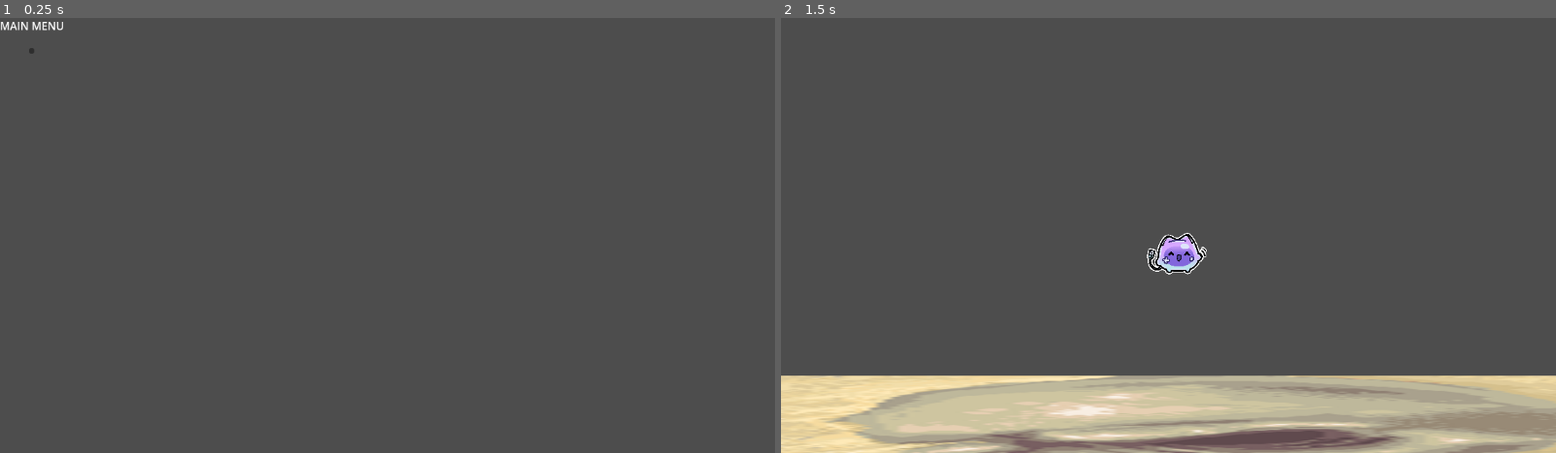
Above: before the commit, frames 1-2 (left to right).
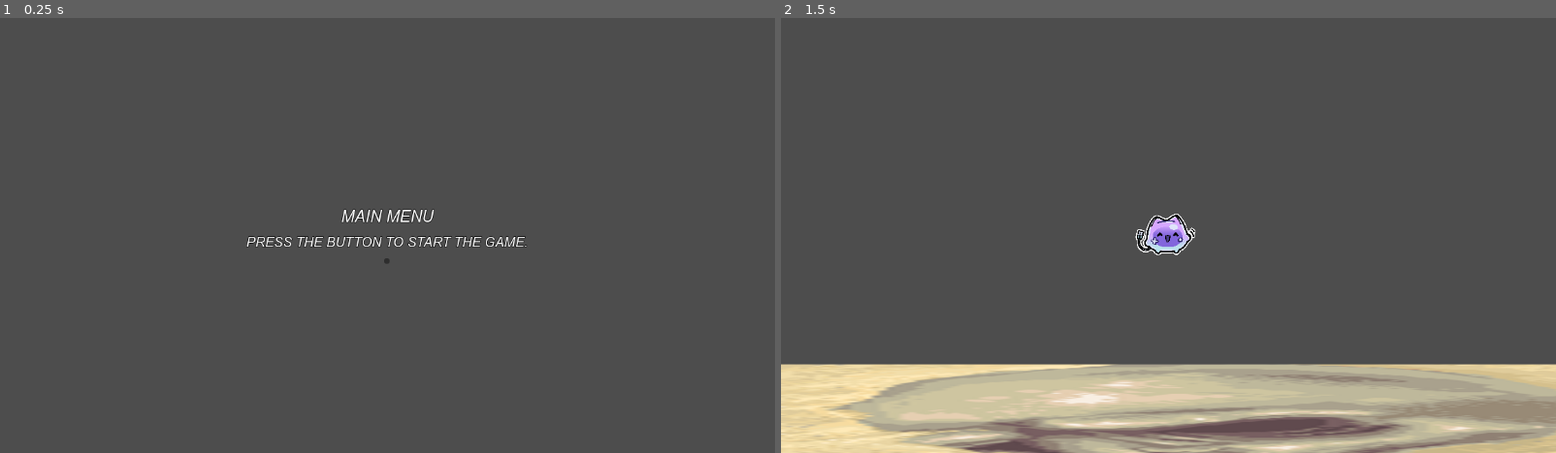
Above: after the commit, the same moments.

Repository: Queen-s-Game-Development-Club/Godot-Wild-Jam-63
Game: Godot game, scene res://main_menu.tscn
Two runs of this game, one before a commit and one after it. Both use one fixed random seed, a clock stepped at 60 frames per second and the inputs below.
Inputs (mouse positions are in pixels of both pictures, inside the frame that each line leads up to; where the layout moved, square brackets give the same spot in the first picture):
- Up to frame 1 (0.25 s): no input
- Up to frame 2 (1.5 s): click (1168, 261) [812, 52] at 0.5 s; tap Enter at 1.25 s

The runs differ from the first frame. In frame 1, 0.7% of the frame differs, in the area x 0-68%, y 0-57%; in frame 2, 12%, in the area x 0-100%, y 44-100%.

Commit message:
make some changes.
there's lots going on. I won't bother to explain.

Diff:
--- a/demo/main_menu.tscn
+++ b/demo/main_menu.tscn
@@ -1,6 +1,7 @@
-[gd_scene load_steps=2 format=3 uid="uid://bnsearqqbjmkq"]
+[gd_scene load_steps=3 format=3 uid="uid://bnsearqqbjmkq"]
 
 [ext_resource type="Script" path="res://my_button.gd" id="1_63b6p"]
+[ext_resource type="FontFile" uid="uid://c8qft1giiu4ny" path="res://Arial Italic.ttf" id="1_xuhwv"]
 
 [node name="main_menu" type="Control"]
 layout_mode = 3
@@ -10,16 +11,36 @@
 grow_horizontal = 2
 grow_vertical = 2
 
-[node name="Label" type="Label" parent="."]
+[node name="CenterContainer" type="CenterContainer" parent="."]
 layout_mode = 0
-offset_right = 40.0
-offset_bottom = 23.0
+offset_right = 1152.0
+offset_bottom = 648.0
+
+[node name="VSplitContainer2" type="VSplitContainer" parent="CenterContainer"]
+layout_mode = 2
+dragger_visibility = 1
+
+[node name="VSplitContainer" type="VSplitContainer" parent="CenterContainer/VSplitContainer2"]
+layout_mode = 2
+dragger_visibility = 1
+
+[node name="Label" type="Label" parent="CenterContainer/VSplitContainer2/VSplitContainer"]
+layout_mode = 2
+theme_override_constants/outline_size = 3
+theme_override_fonts/font = ExtResource("1_xuhwv")
+theme_override_font_sizes/font_size = 24
 text = "MAIN MENU"
+horizontal_alignment = 1
 
-[node name="Button" type="Button" parent="."]
-layout_mode = 0
-offset_left = 43.0
-offset_top = 45.0
-offset_right = 51.0
-offset_bottom = 53.0
+[node name="Label2" type="Label" parent="CenterContainer/VSplitContainer2/VSplitContainer"]
+layout_mode = 2
+theme_override_constants/outline_size = 3
+theme_override_fonts/font = ExtResource("1_xuhwv")
+theme_override_font_sizes/font_size = 20
+text = "PRESS THE BUTTON TO START THE GAME."
+horizontal_alignment = 1
+
+[node name="Button" type="Button" parent="CenterContainer/VSplitContainer2"]
+layout_mode = 2
+size_flags_horizontal = 4
 script = ExtResource("1_63b6p")
--- a/demo/my_scene.tscn
+++ b/demo/my_scene.tscn
@@ -1,12 +1,13 @@
-[gd_scene load_steps=7 format=3 uid="uid://dbs5tbaag702m"]
+[gd_scene load_steps=8 format=3 uid="uid://dbs5tbaag702m"]
 
+[ext_resource type="AudioStream" uid="uid://735hjurt5cqy" path="res://cartoon-jump.mp3" id="1_cy3c4"]
 [ext_resource type="Script" path="res://printer.gd" id="1_cym12"]
 [ext_resource type="AudioStream" uid="uid://bbfam3mvael7" path="res://meme_song.mp3" id="1_qaf35"]
 [ext_resource type="Texture2D" uid="uid://dx6aseu5s4kkq" path="res://skele.png" id="2_pmf2l"]
 [ext_resource type="Texture2D" uid="uid://drceqcdl4s5go" path="res://Beta_Happy.png" id="3_7m604"]
 
-[sub_resource type="RectangleShape2D" id="RectangleShape2D_t3p1o"]
-size = Vector2(179, 359)
+[sub_resource type="RectangleShape2D" id="RectangleShape2D_m2dku"]
+size = Vector2(358, 359)
 
 [sub_resource type="RectangleShape2D" id="RectangleShape2D_2ah75"]
 size = Vector2(1820, 1245)
@@ -16,7 +17,10 @@
 [node name="The_Game" type="The_Game" parent="."]
 
 [node name="camera" type="Camera2D" parent="The_Game"]
-position = Vector2(5.67576, -8.23321)
+position = Vector2(2.38893, 9.71046)
+
+[node name="AudioStreamPlayer2" type="AudioStreamPlayer" parent="The_Game"]
+stream = ExtResource("1_cy3c4")
 
 [node name="AudioStreamPlayer" type="AudioStreamPlayer" parent="The_Game"]
 stream = ExtResource("1_qaf35")
@@ -30,13 +34,12 @@
 
 [node name="CollisionShape2D" type="CollisionShape2D" parent="The_Game/Obstacle"]
 position = Vector2(0.532746, 1.15393)
-shape = SubResource("RectangleShape2D_t3p1o")
+shape = SubResource("RectangleShape2D_m2dku")
 
 [node name="printer_node" type="Node" parent="The_Game"]
 script = ExtResource("1_cym12")
 
 [node name="player" type="Sprite2D" parent="The_Game"]
-position = Vector2(19.9751, 10.7056)
 scale = Vector2(0.05, 0.05)
 texture = ExtResource("3_7m604")
 
--- a/demo/project.godot
+++ b/demo/project.godot
@@ -16,3 +16,8 @@
 boot_splash/bg_color=Color(0.141176, 0.141176, 0.141176, 1)
 boot_splash/show_image=false
 config/icon="res://icon.svg"
+
+[display]
+
+mouse_cursor/custom_image="res://cursor.png"
+mouse_cursor/custom_image_hotspot=Vector2(8, 0)
Binary file added: demo/Arial Italic.ttf
Not shown, added: demo/Arial Italic.ttf.import
Not shown, added: demo/cartoon-jump.mp3.import
Binary file added: demo/cursor.png
Not shown, added: demo/cursor.png.import
Not shown, added: demo/success.mp3.import
Not shown, added: demo/cartoon-jump.mp3
Not shown, added: demo/success.mp3
Not shown, changed: src/gdexample.cpp
Not shown, changed: src/gdexample.h
